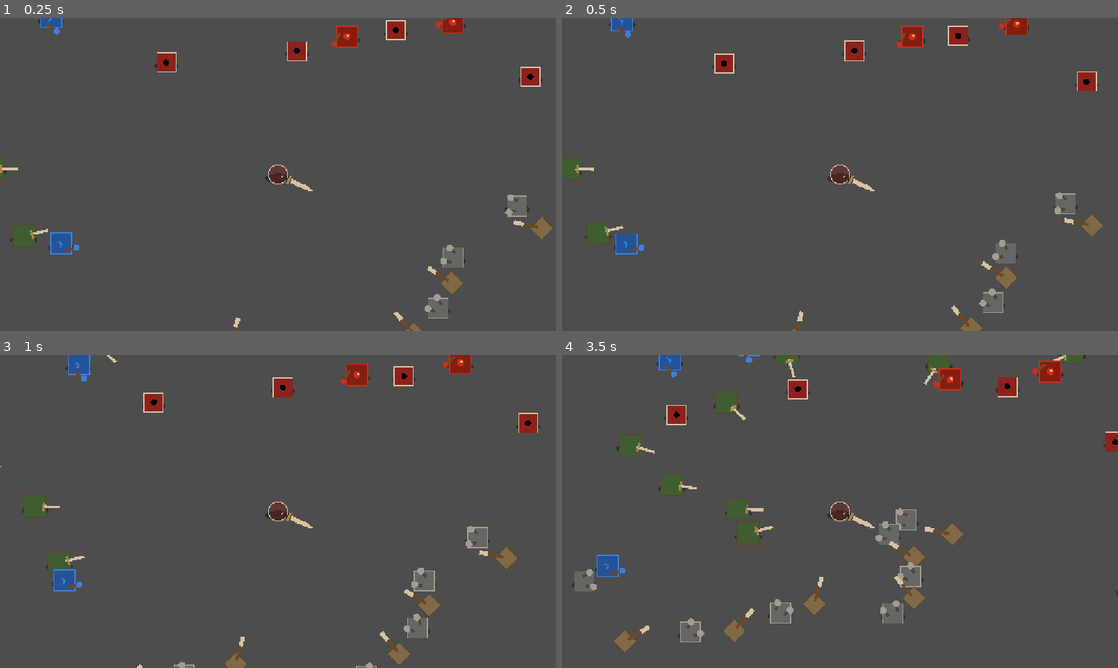
Above: before the commit, frames 1-4 (two rows, left to right).
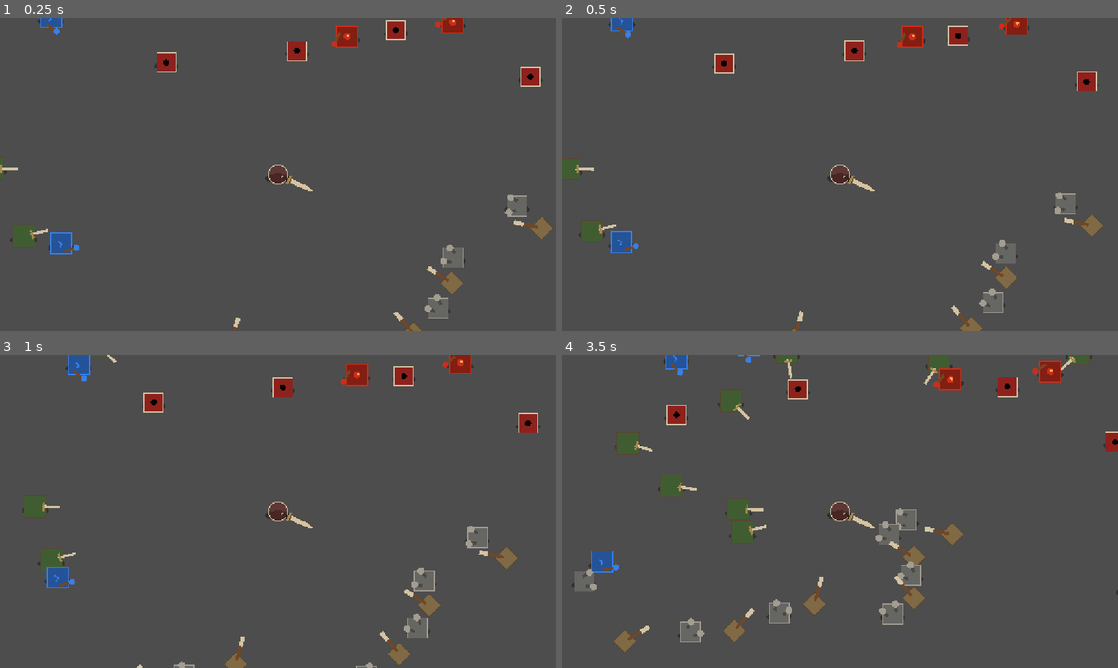
Above: after the commit, the same moments.

Repository: lollydragon666/testgame
Game: Godot game, scene res://scenes/debug/combat_benchmark.tscn
The game is run twice, just before and just after one commit, with the same random seed, the same clock (stepped at 60 frames per second) and the same inputs. This scene is started directly instead of the project's main scene.
Inputs (mouse positions are in pixels of both pictures, inside the frame that each line leads up to):
- Up to frame 1 (0.25 s): no input
- Up to frame 2 (0.5 s): no input
- Up to frame 3 (1 s): move the mouse to (250, 574) at 0.52 s; hold W (move_up) from 0.53 s (still down); click (250, 574) at 0.6 s
- Up to frame 4 (3.5 s): move the mouse to (1006, 558) at 1.27 s; click (1006, 558) at 1.35 s; move the mouse to (673, 464) at 2.02 s; release W (move_up) at 2.03 s; hold A (move_left) from 2.03 s (still down); right-click (673, 464) at 2.1 s; click (673, 464) at 2.3 s; move the mouse to (867, 511) at 2.77 s; tap Space (dash) at 2.85 s; click (867, 511) at 3.05 s

Frame 1 is identical in both runs. In frame 2, 0.4% of the frame differs, in the area x 3-15%, y 64-76%; in frame 3, 0.5%; in frame 4, 1.3%, in the area x 4-96%, y 0-87%.

Commit message:
perf: reduce melee sweep calculation cost

Diff:
--- a/scripts/player/player_attack.gd
+++ b/scripts/player/player_attack.gd
@@ -74,11 +74,15 @@
 
 func _hit_groups_between(from_offset: float, to_offset: float) -> void:
 	# Проверяется пройденный за кадр участок дуги, а не только текущая позиция меча.
-	_hit_enemies_between(from_offset, to_offset)
+	_configure_attack_shape()
+	var segment_damage := effective_damage()
+	_hit_enemies_between(from_offset, to_offset, segment_damage)
 	_hit_projectiles_between(from_offset, to_offset)
 	_hit_destructibles_between(from_offset, to_offset)
 
-func _hit_enemies_between(from_offset: float, to_offset: float) -> void:
+
+func _hit_enemies_between(from_offset: float, to_offset: float, segment_damage: float) -> void:
+	# 80 покрывает максимальный elite/boss collision radius и ширину клинка.
 	var query_radius := host.collision_radius + attack_reach + 80.0
 	world_state.enemies_near_into(host.world_position, query_radius, _enemy_query_buffer)
 	for enemy in _enemy_query_buffer:
@@ -87,11 +91,12 @@
 		var target_id := enemy.get_instance_id()
 		if hit_targets.has(target_id):
 			continue
-		if point_in_blade_sweep(enemy.world_position, enemy.collision_radius, from_offset, to_offset):
+		if _configured_shape_intersects(enemy.world_position, enemy.collision_radius, from_offset, to_offset):
 			hit_targets[target_id] = true
-			enemy.take_damage(effective_damage(), swing_aim_direction)
+			enemy.take_damage(segment_damage, swing_aim_direction)
 
 func _hit_projectiles_between(from_offset: float, to_offset: float) -> void:
+	# 48 сохраняет прежний запас для стрелы: collision radius, отбивание +7 и half-width.
 	var query_radius := host.collision_radius + attack_reach + 48.0
 	world_state.enemy_projectiles_near_into(host.world_position, query_radius, _projectile_query_buffer)
 	for projectile in _projectile_query_buffer:
@@ -102,11 +107,12 @@
 			continue
 		var target_position: Vector2 = projectile.world_position
 		var target_radius: float = projectile.collision_radius + 7.0
-		if point_in_blade_sweep(target_position, target_radius, from_offset, to_offset):
+		if _configured_shape_intersects(target_position, target_radius, from_offset, to_offset):
 			hit_targets[target_id] = true
 			projectile.destroy_by_sword()
 
 func _hit_destructibles_between(from_offset: float, to_offset: float) -> void:
+	# 64 покрывает максимальный радиус разрушаемых PropDefinition с запасом.
 	var query_radius := host.collision_radius + attack_reach + 64.0
 	world_state.destructibles_near_into(host.world_position, query_radius, _destructible_query_buffer)
 	for prop in _destructible_query_buffer:
@@ -115,7 +121,7 @@
 		var target_id := prop.get_instance_id()
 		if hit_targets.has(target_id):
 			continue
-		if point_in_blade_sweep(prop.world_position, prop.collision_radius, from_offset, to_offset):
+		if _configured_shape_intersects(prop.world_position, prop.collision_radius, from_offset, to_offset):
 			hit_targets[target_id] = true
 			prop.hit_by_sword()
 
@@ -123,6 +129,11 @@
 	return point_in_blade_sweep(target_world_position, target_radius, SWEEP_START, SWEEP_END)
 
 func point_in_blade_sweep(target_world_position: Vector2, target_radius: float, from_offset: float, to_offset: float) -> bool:
+	_configure_attack_shape()
+	return _configured_shape_intersects(target_world_position, target_radius, from_offset, to_offset)
+
+
+func _configure_attack_shape() -> void:
 	attack_shape.configure(
 		host.world_position,
 		swing_aim_direction,
@@ -130,6 +141,12 @@
 		attack_reach,
 		attack_half_width
 	)
+
+
+func _configured_shape_intersects(target_world_position: Vector2, target_radius: float, from_offset: float, to_offset: float) -> bool:
+	var maximum_distance := attack_shape.outer_radius + maxf(0.0, target_radius) + attack_shape.half_width
+	if attack_shape.origin.distance_squared_to(target_world_position) > maximum_distance * maximum_distance:
+		return false
 	return attack_shape.intersects_swept_circle(target_world_position, target_radius, from_offset, to_offset)
 
 func swing_offset() -> float:
--- /dev/null
+++ b/tests/test_player_attack.gd
@@ -0,0 +1,101 @@
+extends SceneTree
+
+const CONFIG: WorldConfig = preload("res://resources/world_config.tres")
+const CONTENT: GameContent = preload("res://resources/game_content.tres")
+const PLAYER_SCENE := preload("res://scenes/player/player.tscn")
+const ENEMY_SCENE := preload("res://scenes/enemies/brawler_enemy.tscn")
+
+
+func _initialize() -> void:
+	_run.call_deferred()
+
+
+func _require(condition: bool, message: String) -> void:
+	if condition:
+		return
+	push_error(message)
+	quit(1)
+
+
+func _make_enemy(player: PlayerHero, state: WorldState, position_value: Vector2) -> EnemyBase:
+	var enemy := ENEMY_SCENE.instantiate() as EnemyBase
+	enemy.setup(player, position_value, 1.0, CONFIG, CONTENT.enemy(GameIds.ENEMY_BRAWLER))
+	root.add_child(enemy)
+	enemy.set_physics_process(false)
+	state.register_enemy(enemy)
+	return enemy
+
+
+func _run() -> void:
+	var player := PLAYER_SCENE.instantiate() as PlayerHero
+	player.configure_world(CONFIG)
+	player.configure_content(CONTENT)
+	root.add_child(player)
+	await process_frame
+	player.set_physics_process(false)
+	player.world_position = Vector2.ZERO
+	player.aim_direction = Vector2.RIGHT
+	player.attack.swing_aim_direction = Vector2.RIGHT
+
+	var state := WorldState.new()
+	state.configure(CONFIG)
+	root.add_child(state)
+	player.set_combat_registry(state)
+
+	var target_distance := 72.0
+	var start_enemy := _make_enemy(player, state, Vector2.from_angle(PlayerAttack.SWEEP_START) * target_distance)
+	var middle_enemy := _make_enemy(player, state, Vector2.RIGHT * target_distance)
+	var end_enemy := _make_enemy(player, state, Vector2.from_angle(PlayerAttack.SWEEP_END) * target_distance)
+	var behind_enemy := _make_enemy(player, state, Vector2.LEFT * target_distance)
+	var outside_enemy := _make_enemy(player, state, Vector2.RIGHT * (player.attack.attack_reach + 40.0))
+	var initial_health := start_enemy.health
+	player.attack.hit_targets.clear()
+	player.attack._hit_groups_between(PlayerAttack.SWEEP_START, PlayerAttack.SWEEP_END)
+	_require(start_enemy.health < initial_health, "Enemy at the start of the arc was not hit")
+	_require(middle_enemy.health < initial_health, "Enemy in the middle of the arc was not hit")
+	_require(end_enemy.health < initial_health, "Enemy at the end of the arc was not hit")
+	_require(is_equal_approx(behind_enemy.health, initial_health), "Enemy behind the player was hit")
+	_require(is_equal_approx(outside_enemy.health, initial_health), "Enemy outside attack reach was hit")
+
+	var health_after_first_hit := middle_enemy.health
+	player.attack._hit_groups_between(PlayerAttack.SWEEP_START, PlayerAttack.SWEEP_END)
+	_require(is_equal_approx(middle_enemy.health, health_after_first_hit), "One enemy was hit more than once in one swing")
+	_require(start_enemy.health < initial_health and end_enemy.health < initial_health, "One swing did not hit two different enemies")
+
+	var projectile := EnemyProjectile.new()
+	projectile.setup(player, Vector2.RIGHT * target_distance, Vector2.UP, 0.0)
+	state.register_enemy_projectile(projectile)
+	root.add_child(projectile)
+	projectile.set_physics_process(false)
+	player.attack.hit_targets.clear()
+	player.attack._hit_groups_between(-0.1, 0.1)
+	_require(projectile.is_queued_for_deletion(), "Sword did not destroy or deflect a projectile")
+
+	var prop_definition := PropDefinition.new()
+	prop_definition.id = &"attack_test_prop"
+	prop_definition.destructible = true
+	prop_definition.collision_radius = 20.0
+	prop_definition.visual_radius = 20.0
+	prop_definition.potion_chance = 0.0
+	var prop := WorldProp.new()
+	prop.setup(prop_definition, Vector2.RIGHT * target_distance)
+	root.add_child(prop)
+	state.register_world_prop(prop)
+	player.attack.hit_targets.clear()
+	player.attack._hit_groups_between(-0.1, 0.1)
+	_require(prop.is_queued_for_deletion(), "Destructible did not receive a sword hit")
+
+	var fps_results: Array[bool] = []
+	for physics_fps in [30, 60, 120]:
+		var segment_count := maxi(1, ceili(player.attack.swing_duration * physics_fps))
+		var hit := false
+		for segment in segment_count:
+			var from_offset := lerpf(PlayerAttack.SWEEP_START, PlayerAttack.SWEEP_END, float(segment) / float(segment_count))
+			var to_offset := lerpf(PlayerAttack.SWEEP_START, PlayerAttack.SWEEP_END, float(segment + 1) / float(segment_count))
+			if player.attack.point_in_blade_sweep(Vector2.RIGHT * target_distance, 5.0, from_offset, to_offset):
+				hit = true
+		fps_results.append(hit)
+	_require(fps_results.all(func(hit: bool) -> bool: return hit), "Sword hit depended on physics FPS")
+
+	print("PLAYER ATTACK PASS")
+	quit()
